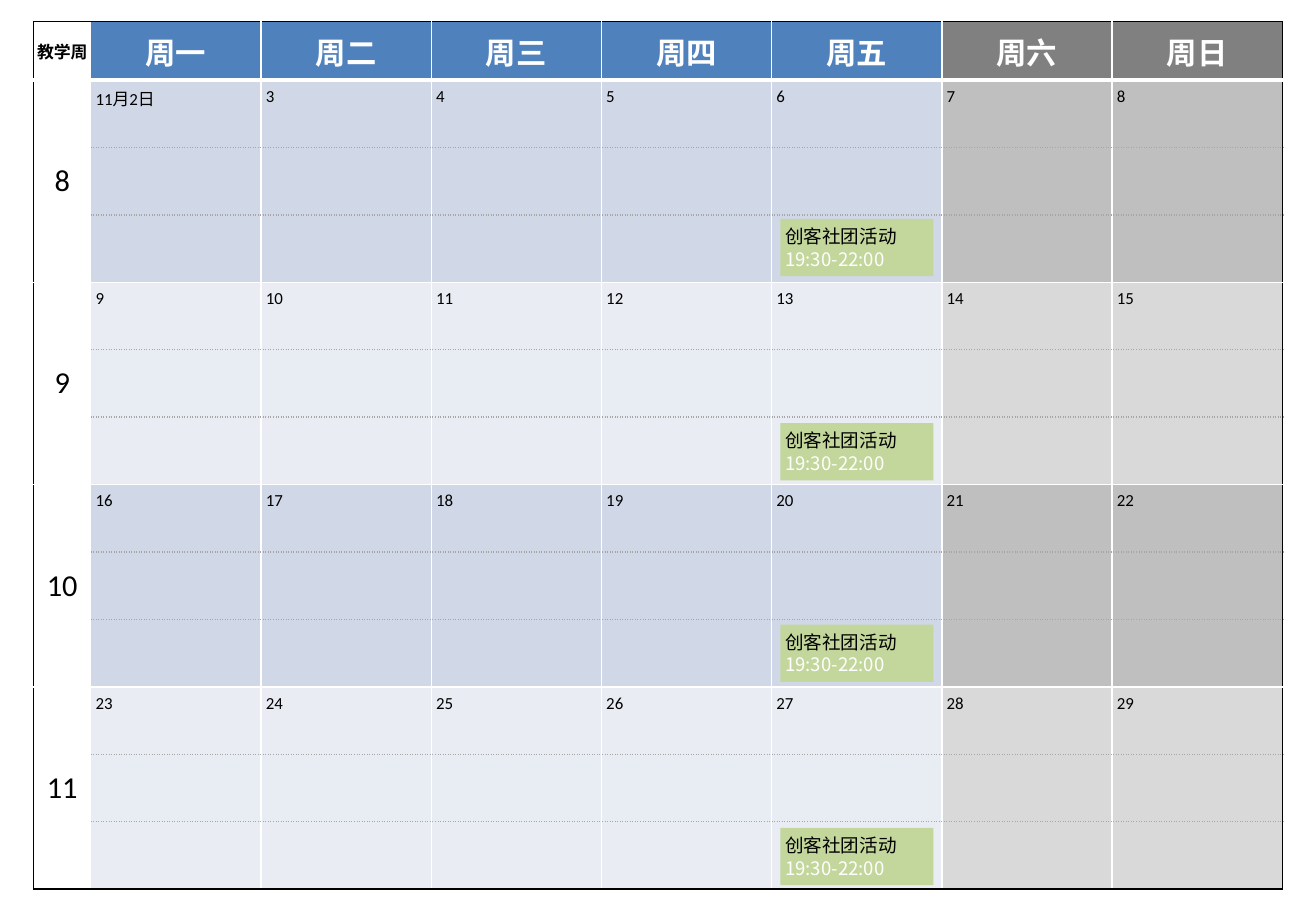
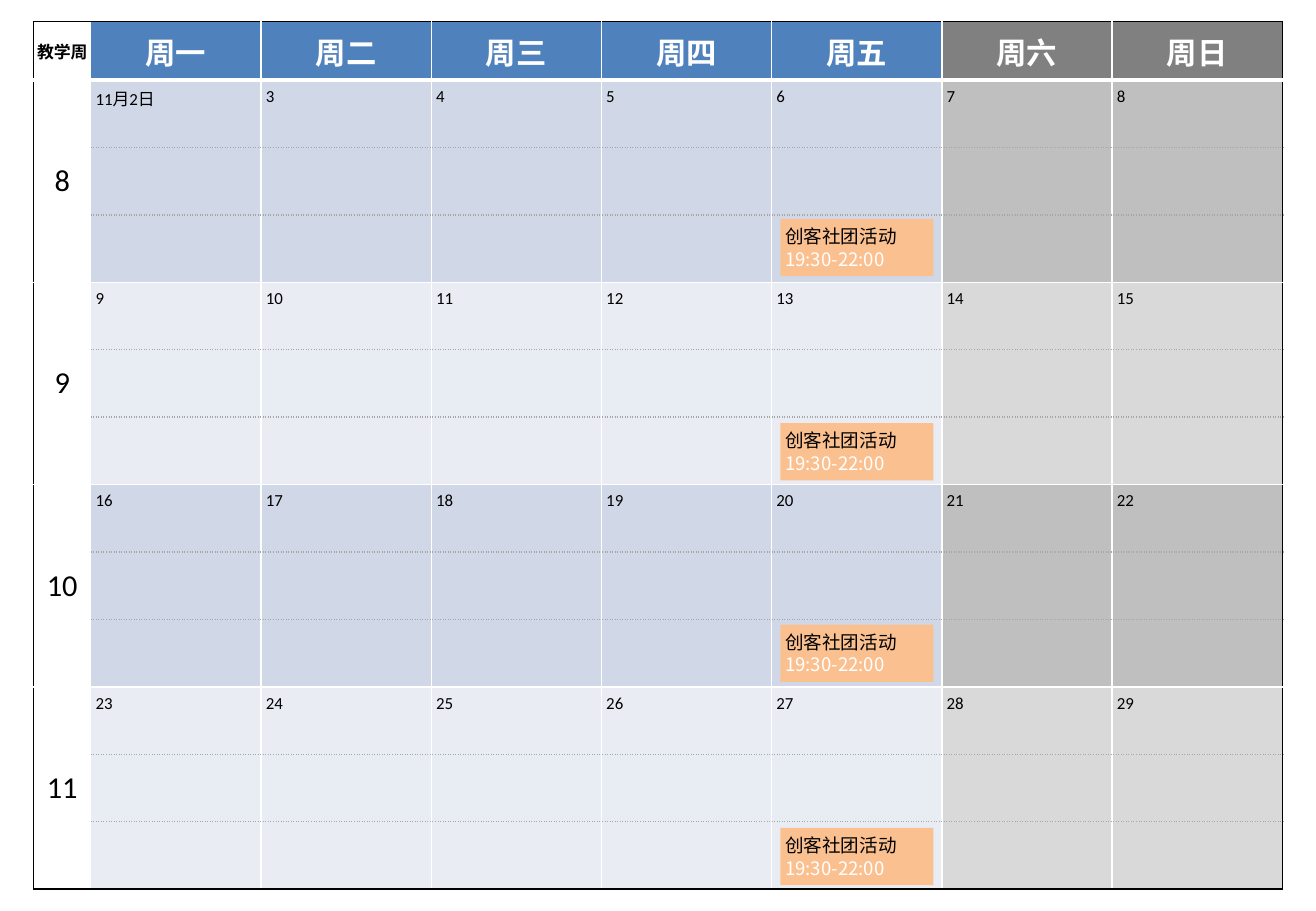
Before and after one commit to woodyme/i.center_my_workzone, a slide deck: slide 2 of 训练中心创客交叉融合空间建设/admin/新大楼规划建设/创客空间使用月历.pptx. Drawn at 1316x911 pixels with LibreOffice and Linux fonts; fonts in the diff are those of the drawing. Boxes give left, top, right and bottom in pixels: in the first picture for what was removed or moved away, otherwise in the second. Text is boxed around its words. In the diff, an @@ line names an element or a change of style, - is before the commit and + after.

Commit message:
update 创客空间使用月历

```diff
--- a/训练中心创客交叉融合空间建设/admin/新大楼规划建设/创客空间使用月历.pptx
+++ b/训练中心创客交叉融合空间建设/admin/新大楼规划建设/创客空间使用月历.pptx
@@ fill #C3D69B to #FAC090 in 4 elements at bbox=[780, 219, 933, 276], bbox=[780, 423, 933, 480], bbox=[780, 625, 933, 682], bbox=[780, 829, 933, 886] @@
```
Also in this commit, not shown: 1 other slide changed.
